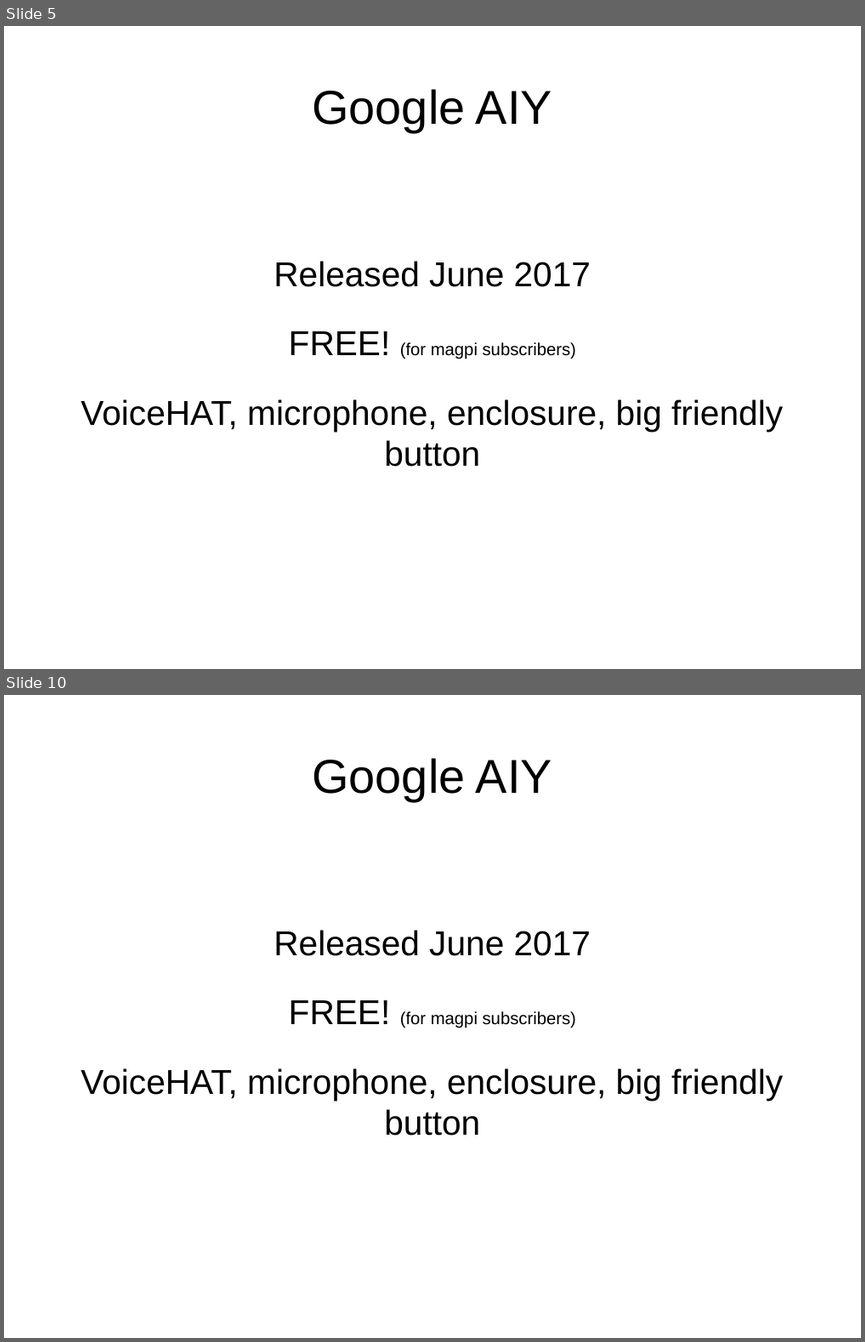
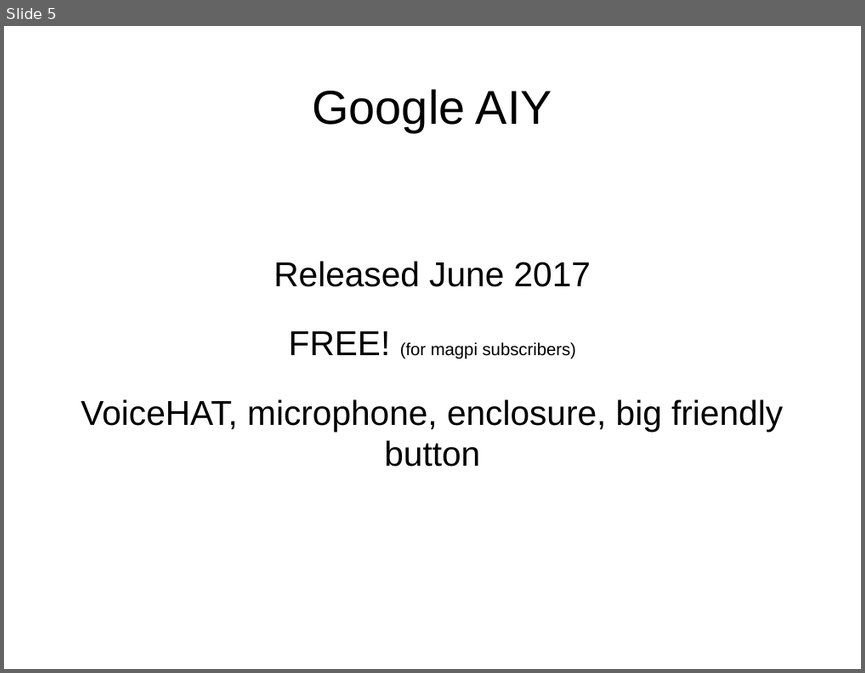
Before and after one commit to nickparlow/presentations, a slide deck: FDE AIY Workshop/FDE_AIY_presentation.odp. Shown one above the other, each under a label of ours: slides 5 and 10 before the commit, slide 5 after it; the slides between them are not shown. The pictures are 865x1342 and 865x673 pixels, drawn with LibreOffice and Linux fonts; fonts in the diff are those of the drawing. Boxes give left, top, right and bottom in pixels: in the first picture for what was removed or moved away, otherwise in the second. Text is boxed around its words. In the diff, an @@ line names an element or a change of style, - is before the commit and + after.

```diff
--- a/FDE AIY Workshop/FDE_AIY_presentation.odp
+++ b/FDE AIY Workshop/FDE_AIY_presentation.odp
@@ slide 10 removed at [4,695,861,1338], background #FFFFFF @@
@@ title removed at [312,758,552,801] @@
-Google AIY
@@ subtitle removed at [80,930,783,1135] @@
-Released June 2017
-FREE! (for magpi subscribers)
-VoiceHAT, microphone, enclosure, big friendly button
```
Also in this commit, not shown: 3 slides changed, 3 slides added, 1 other slide removed, 2 other files.
